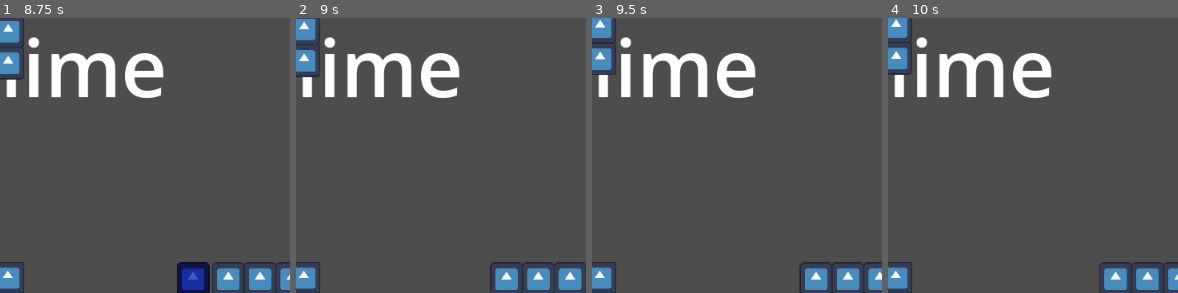
Above: before the commit, frames 1-4 (left to right).
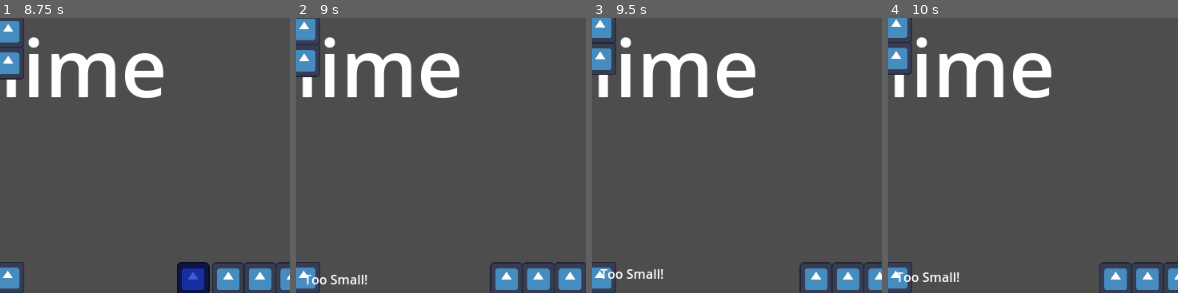
Above: after the commit, the same moments.

Repository: LeslieLlama/Bublime
Game: Godot game, scene res://Scenes/MainGame.tscn
The game is run twice, just before and just after one commit, with the same random seed, the same clock (stepped at 60 frames per second) and the same inputs. The engine's default icon, where the game draws it, is replaced by a stand-in: a white triangle on a blue panel in a dark square.
Inputs:
- Up to frame 1 (8.75 s): hold Right (fire_right) 0.53-1.28 s; tap Enter at 1.25 s; hold Down (fire_down) 1.28-2.03 s; hold Right (fire_right) 2.03-2.78 s; hold Up (fire_up) 2.78-3.53 s; hold Left (fire_left) 3.53-5.03 s; tap Space at 5 s; hold Down (fire_down) 5.03-5.78 s; hold Right (fire_right) 5.78-6.53 s; hold Up (fire_up) 6.53-7.28 s; hold Right (fire_right) 7.28-8.03 s; hold Down (fire_down) from 8.03 s (still down)
- Up to frame 2 (9 s): release Down (fire_down) at 8.78 s; hold Left (fire_left) from 8.78 s (still down)
- Up to frame 3 (9.5 s): keep holding Left (fire_left)
- Up to frame 4 (10 s): release Left (fire_left) at 9.53 s; hold Up (fire_up) from 9.53 s (still down)
The pictures show only the part of the screen within x 40-90%, y 3-53%; the shares and areas given below are measured in that part.

Frame 1 is identical in both runs. In frame 2, 0.4% of the frame differs, in the area x 3-25%, y 93-98%; in frame 3, 0.4%, in the area x 2-25%, y 91-95%; in frame 4, 0.4%.

Commit message:
Added popup message
added a pop up message function attached to the main game script that when called via signal creates a small string of text at a specified location

Diff:
--- a/AutoLoad/Signals.gd
+++ b/AutoLoad/Signals.gd
@@ -4,3 +4,4 @@
 signal bubble_collected(position : Vector2)
 
 signal new_room_entered(area2d)
+signal popup_message(textToSay : String, pos : Vector2, textColour : Color)
--- a/Scenes/MainGame.tscn
+++ b/Scenes/MainGame.tscn
@@ -1,13 +1,18 @@
-[gd_scene load_steps=5 format=3 uid="uid://cmbm5i2wxwi4d"]
+[gd_scene load_steps=7 format=3 uid="uid://cmbm5i2wxwi4d"]
 
 [ext_resource type="PackedScene" uid="uid://xh4wteq4jqc5" path="res://Scenes/player.tscn" id="1_84xqw"]
+[ext_resource type="Script" path="res://Scripts/main_game.gd" id="1_anap5"]
 [ext_resource type="PackedScene" uid="uid://db6q8ql0fqkvs" path="res://Scenes/ui.tscn" id="2_srcq2"]
-[ext_resource type="Script" path="res://Scenes/camera_zone.gd" id="3_1ve3w"]
+[ext_resource type="Script" path="res://Scripts/camera_zone.gd" id="3_1ve3w"]
 
 [sub_resource type="RectangleShape2D" id="RectangleShape2D_o0ppl"]
 size = Vector2(999, 1000)
 
+[sub_resource type="RectangleShape2D" id="RectangleShape2D_tu54i"]
+size = Vector2(997, 2131)
+
 [node name="MainGame" type="Node2D"]
+script = ExtResource("1_anap5")
 
 [node name="Player" parent="." instance=ExtResource("1_84xqw")]
 position = Vector2(501, 503)
@@ -29,5 +34,14 @@
 position = Vector2(502.5, 502)
 shape = SubResource("RectangleShape2D_o0ppl")
 
+[node name="CameraZone3" type="Area2D" parent="."]
+position = Vector2(-1, -1007)
+script = ExtResource("3_1ve3w")
+
+[node name="CollisionShape2D" type="CollisionShape2D" parent="CameraZone3"]
+position = Vector2(501.5, -63.5)
+shape = SubResource("RectangleShape2D_tu54i")
+
 [connection signal="body_entered" from="CameraZone1" to="CameraZone1" method="_on_body_entered"]
 [connection signal="body_entered" from="CameraZone2" to="CameraZone2" method="_on_body_entered"]
+[connection signal="body_entered" from="CameraZone3" to="CameraZone3" method="_on_body_entered"]
--- a/Scenes/bubble_projectile.tscn
+++ b/Scenes/bubble_projectile.tscn
@@ -1,6 +1,6 @@
 [gd_scene load_steps=4 format=3 uid="uid://dnqvkt8q7njgu"]
 
-[ext_resource type="Script" path="res://Scenes/bubble_projectile.gd" id="1_ddjb8"]
+[ext_resource type="Script" path="res://Scripts/bubble_projectile.gd" id="1_ddjb8"]
 [ext_resource type="Texture2D" uid="uid://rrlixygeg2p8" path="res://icon.svg" id="1_r8gu4"]
 
 [sub_resource type="CircleShape2D" id="CircleShape2D_5ao5n"]
--- a/Scenes/player.tscn
+++ b/Scenes/player.tscn
@@ -1,9 +1,9 @@
 [gd_scene load_steps=6 format=3 uid="uid://xh4wteq4jqc5"]
 
-[ext_resource type="Script" path="res://Scenes/PlayerMovement.gd" id="1_iolvt"]
+[ext_resource type="Script" path="res://Scripts/PlayerMovement.gd" id="1_iolvt"]
 [ext_resource type="PackedScene" uid="uid://dnqvkt8q7njgu" path="res://Scenes/bubble_projectile.tscn" id="2_y87s2"]
 [ext_resource type="Texture2D" uid="uid://rrlixygeg2p8" path="res://icon.svg" id="3_e5is4"]
-[ext_resource type="Script" path="res://Scenes/player_camera.gd" id="4_ebh4y"]
+[ext_resource type="Script" path="res://Scripts/player_camera.gd" id="4_ebh4y"]
 
 [sub_resource type="CircleShape2D" id="CircleShape2D_le6j4"]
 radius = 53.1507
--- a/Scenes/PlayerMovement.gd
+++ b/Scripts/PlayerMovement.gd
@@ -11,6 +11,7 @@
 
 func _ready():
 	Signals.bubble_collected.connect(collect_bubble)
+	Signals.new_room_entered.connect(reset_bubble_split)
 	ammoCount = maxAmmoCount
 
 func get_move_input():
@@ -47,7 +48,7 @@
 			change_size(false)
 
 		else:
-			print("out of ammo!")
+			Signals.emit_signal("popup_message", "Too Small!", position, Color.WHITE)
 
 func change_size(is_plus : bool):
 	if is_plus == true:
@@ -60,3 +61,8 @@
 func collect_bubble(_position):
 	change_size(true)
 	ammoCount += 1
+
+func reset_bubble_split():
+	#currently don't need a "kill all" function on the bubble projectiles since they die on screen exit
+	for m in maxAmmoCount-ammoCount:
+		change_size(true)
--- /dev/null
+++ b/Scripts/main_game.gd
@@ -0,0 +1,18 @@
+extends Node2D
+
+
+# Called when the node enters the scene tree for the first time.
+func _ready():
+	Signals.popup_message.connect(pop_up_message)
+
+
+func pop_up_message(textToSay : String, pos : Vector2, textColour : Color):
+	print(str("pop up message at", pos))
+	var message = Label.new()
+	message.text = textToSay
+	message.position = Vector2(pos.x,pos.y-10)
+	message.modulate = textColour
+	add_child(message)
+	var tween = get_tree().create_tween().bind_node(self)
+	tween.tween_property(message, "position", Vector2(pos.x,pos.y-20), 1).set_trans(tween.TRANS_QUAD)
+	tween.tween_callback(message.queue_free)
Renamed: Scenes/bubble_projectile.gd -> Scripts/bubble_projectile.gd
Renamed: Scenes/camera_zone.gd -> Scripts/camera_zone.gd
Renamed: Scenes/player_camera.gd -> Scripts/player_camera.gd
